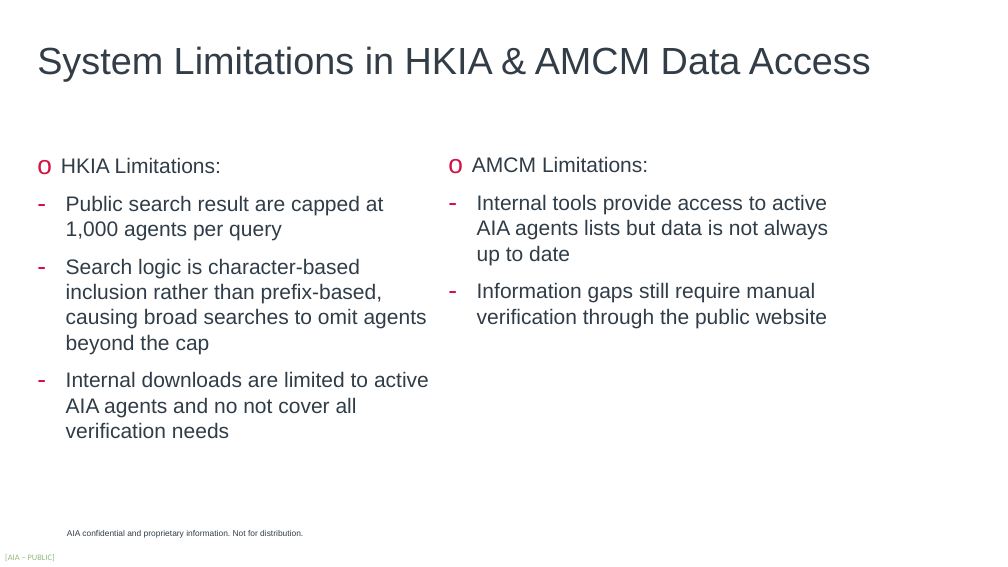
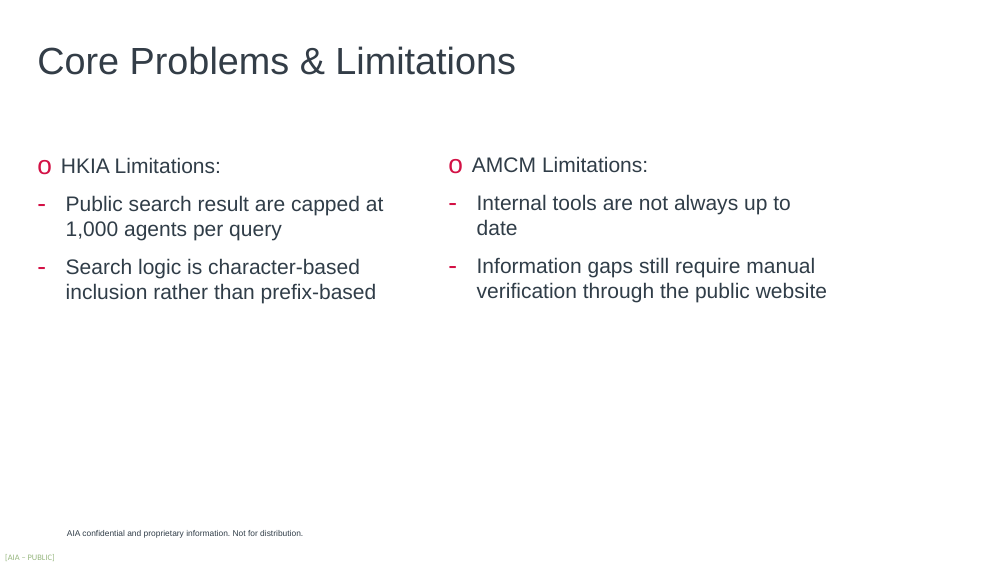
Before and after one commit to harrysokool/AIA-work, a slide deck: slide 3 of powerpoint/fetch_agent-draft.pptx (slide 4 before the commit). Drawn at 1008x567 pixels with LibreOffice and Linux fonts; fonts in the diff are those of the drawing; background and template pictures are left out. Boxes give left, top, right and bottom in pixels: in the first picture for what was removed or moved away, otherwise in the second. Text is boxed around its words. In the diff, an @@ line names an element or a change of style, - is before the commit and + after.

```diff
--- a/powerpoint/fetch_agent-draft.pptx
+++ b/powerpoint/fetch_agent-draft.pptx
@@ text at (37,46,516,75): text changed @@
-System Limitations in HKIA & AMCM Data Access
+Core Problems & Limitations
@@ text at (477,194,791,215): text changed @@
-– Internal tools provide access to active AIA agents lists but data is not always up to date
+– Internal tools are not always up to date
@@ text at (66,283,377,304): text changed @@
-– Search logic is character-based inclusion rather than prefix-based, causing broad searches to omit agents beyond the cap
-– Internal downloads are limited to active AIA agents and no not cover all verification needs
+– Search logic is character-based inclusion rather than prefix-based
```
Also in this commit, not shown: 1 other slide changed, 2 slides added, 5 slides removed, 2 other files.
